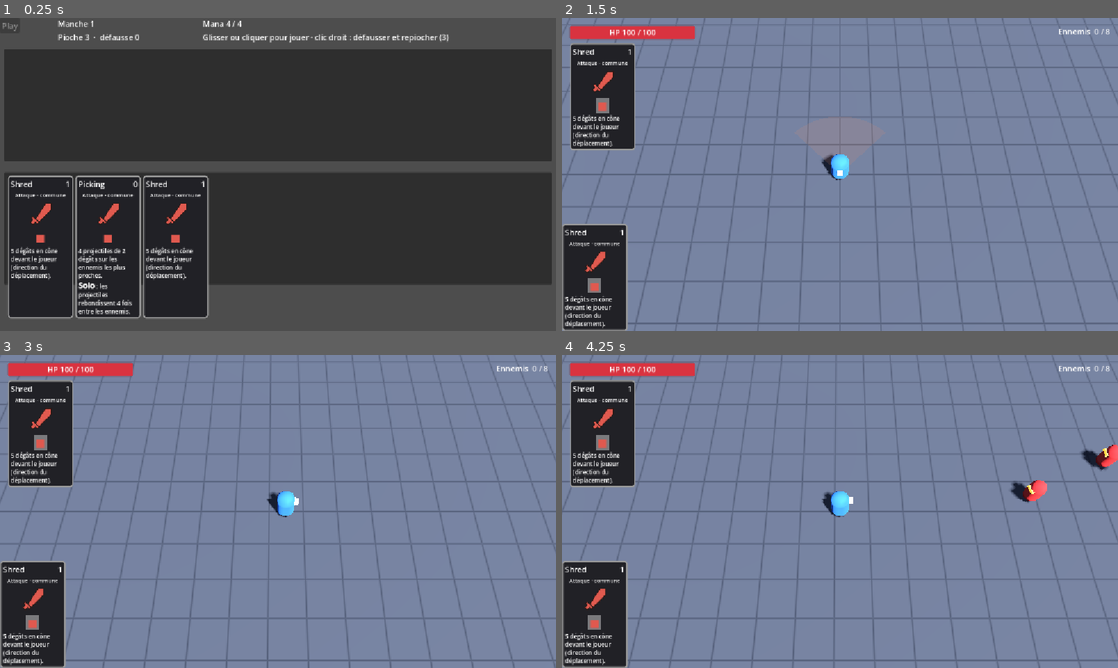
Above: before the commit, frames 1-4 (two rows, left to right).
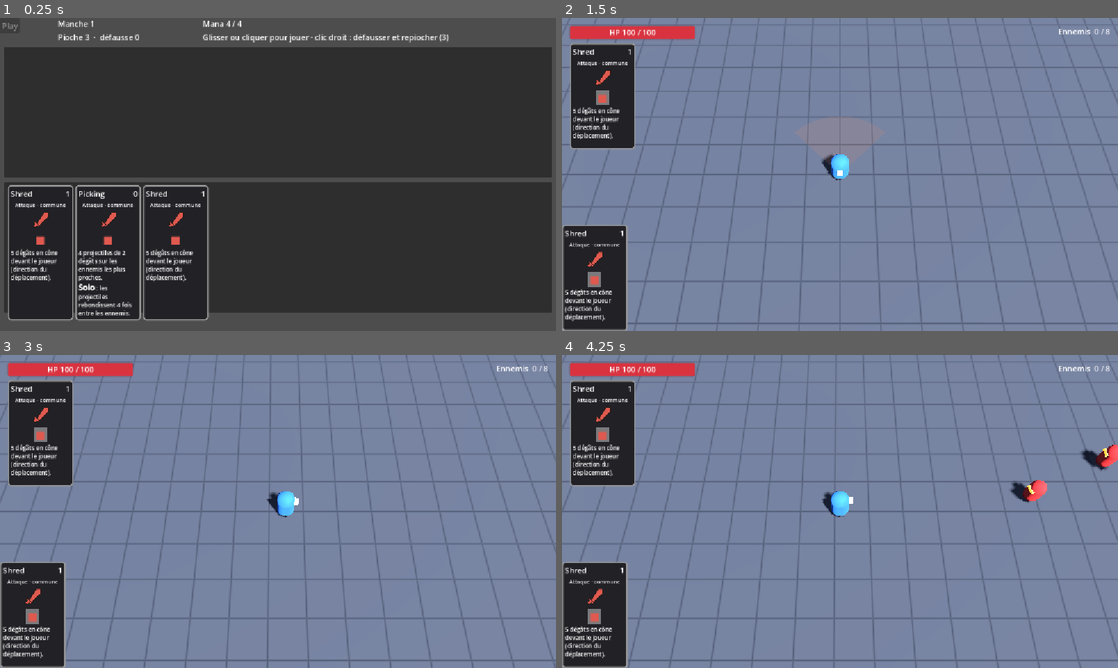
Above: after the commit, the same moments.

Repository: Vharaphis/AppassionatoProjectPrototype
Game: Godot game, scene res://scenes/cardManagementScene.tscn
Two runs of this game, one before a commit and one after it. Both use one fixed random seed, a clock stepped at 60 frames per second and the inputs below.
Inputs (mouse positions are in pixels of both pictures, inside the frame that each line leads up to):
- Up to frame 1 (0.25 s): no input
- Up to frame 2 (1.5 s): tap Enter at 0.5 s; drag from (600, 246) to (895, 105) at 0.52 s; click "Play" at 1.25 s
- Up to frame 3 (3 s): tap Space at 2 s; drag from (33, 614) to (250, 574) at 2.02 s; move the mouse to (38, 433) at 2.77 s; hold D (move_right) from 2.78 s (still down); click (38, 433) at 2.92 s
- Up to frame 4 (4.25 s): release D (move_right) at 3.5 s; drag from (812, 574) to (673, 464) at 3.52 s

The runs differ from the first frame. In frame 1, 14% of the frame differs, in the area x 0-100%, y 9-97%; in frame 2, 1.7%; in frame 3, 1.7%; in frame 4, 1.7%.

Commit message:
fix(cards): drag preview follows the mouse, projectile freed-target crash
- drag preview wrapped in a fixed-size Control centered on the mouse (it
  stretched to the bottom of the window), original card faded while dragged
- PlayerProjectile._is_alive untyped: a typed Enemy argument errored on a
  freed target once no enemy was left
- smaller card icon and taller hand/track zones so long cards fit
- card resources re-saved by the editor (uids)

Co-Authored-By: Claude Opus 5.5 <noreply@anthropic.com>

Diff:
--- a/scenes/cardManagementScene.tscn
+++ b/scenes/cardManagementScene.tscn
@@ -12,37 +12,37 @@
 [node name="TrackBackground" type="Panel" parent="." unique_id=1203948571]
 layout_mode = 0
 offset_left = 8.0
-offset_top = 64.0
+offset_top = 60.0
 offset_right = 1144.0
-offset_bottom = 296.0
+offset_bottom = 330.0
 mouse_filter = 2
 
 [node name="HandBackground" type="Panel" parent="." unique_id=1203948572]
 layout_mode = 0
 offset_left = 8.0
-offset_top = 320.0
+offset_top = 340.0
 offset_right = 1144.0
-offset_bottom = 552.0
+offset_bottom = 610.0
 mouse_filter = 2
 
 [node name="Hand" type="HBoxContainer" parent="." unique_id=1508068058]
 unique_name_in_owner = true
 layout_mode = 0
-custom_minimum_size = Vector2(1120, 220)
+custom_minimum_size = Vector2(1120, 258)
 offset_left = 16.0
-offset_top = 326.0
+offset_top = 346.0
 offset_right = 1136.0
-offset_bottom = 546.0
+offset_bottom = 604.0
 script = ExtResource("6_ocpiu")
 
 [node name="PlayingArea" type="HBoxContainer" parent="." unique_id=1861295477]
 unique_name_in_owner = true
 layout_mode = 0
-custom_minimum_size = Vector2(1120, 220)
+custom_minimum_size = Vector2(1120, 258)
 offset_left = 16.0
-offset_top = 70.0
+offset_top = 66.0
 offset_right = 1136.0
-offset_bottom = 290.0
+offset_bottom = 324.0
 script = ExtResource("7_cxt2q")
 
 [node name="HUD" type="Control" parent="." unique_id=252701356]
--- a/scenes/cards/Ampli.tres
+++ b/scenes/cards/Ampli.tres
@@ -1,8 +1,8 @@
-[gd_resource type="Resource" script_class="CardData" format=3]
+[gd_resource type="Resource" script_class="CardData" format=3 uid="uid://cudrokrj8lf70"]
 
 [ext_resource type="Script" uid="uid://v3hbk2005353" path="res://scripts/data/card_data.gd" id="1_card_data"]
 [ext_resource type="Script" uid="uid://drcxodvl17073" path="res://scripts/effects/card_effect.gd" id="2_card_effect"]
-[ext_resource type="Script" path="res://scripts/effects/ampli_effect.gd" id="3_ampli"]
+[ext_resource type="Script" uid="uid://c08fi44hu6hg4" path="res://scripts/effects/ampli_effect.gd" id="3_ampli"]
 
 [sub_resource type="Resource" id="Resource_ampli"]
 script = ExtResource("3_ampli")
--- a/scenes/cards/Dash.tres
+++ b/scenes/cards/Dash.tres
@@ -1,12 +1,15 @@
-[gd_resource type="Resource" script_class="CardData" format=3]
+[gd_resource type="Resource" script_class="CardData" format=3 uid="uid://clnnlc6262tjn"]
 
 [ext_resource type="Script" uid="uid://v3hbk2005353" path="res://scripts/data/card_data.gd" id="1_card_data"]
 [ext_resource type="Script" uid="uid://drcxodvl17073" path="res://scripts/effects/card_effect.gd" id="2_card_effect"]
 [ext_resource type="Script" uid="uid://kcxgswjg7rem" path="res://scripts/effects/damage_effect.gd" id="3_damage"]
-[ext_resource type="Script" path="res://scripts/effects/circle_targets.gd" id="4_circle"]
-[ext_resource type="Script" path="res://scripts/effects/keywords/keyword_effect.gd" id="5_keyword"]
-[ext_resource type="Script" path="res://scripts/effects/keywords/berserk_condition.gd" id="6_berserk"]
-[ext_resource type="Script" path="res://scripts/effects/dash_effect.gd" id="7_dash"]
+[ext_resource type="Script" uid="uid://trtob8glpfvl" path="res://scripts/effects/circle_targets.gd" id="4_circle"]
+[ext_resource type="Script" uid="uid://cfnlmhnlfi3r8" path="res://scripts/effects/keywords/keyword_effect.gd" id="5_keyword"]
+[ext_resource type="Script" uid="uid://bsnstfi6gsn5c" path="res://scripts/effects/keywords/berserk_condition.gd" id="6_berserk"]
+[ext_resource type="Script" uid="uid://1q41suku1dyr" path="res://scripts/effects/dash_effect.gd" id="7_dash"]
+
+[sub_resource type="Resource" id="Resource_dash_berserk"]
+script = ExtResource("6_berserk")
 
 [sub_resource type="Resource" id="Resource_dash_circle"]
 script = ExtResource("4_circle")
@@ -16,9 +19,6 @@
 script = ExtResource("3_damage")
 amount = 3
 targets = SubResource("Resource_dash_circle")
-
-[sub_resource type="Resource" id="Resource_dash_berserk"]
-script = ExtResource("6_berserk")
 
 [sub_resource type="Resource" id="Resource_dash_keyword"]
 script = ExtResource("5_keyword")
--- a/scenes/cards/Growl.tres
+++ b/scenes/cards/Growl.tres
@@ -1,16 +1,15 @@
-[gd_resource type="Resource" script_class="CardData" format=3]
+[gd_resource type="Resource" script_class="CardData" format=3 uid="uid://wa5vq3it036t"]
 
 [ext_resource type="Script" uid="uid://v3hbk2005353" path="res://scripts/data/card_data.gd" id="1_card_data"]
 [ext_resource type="Script" uid="uid://drcxodvl17073" path="res://scripts/effects/card_effect.gd" id="2_card_effect"]
 [ext_resource type="Script" uid="uid://kcxgswjg7rem" path="res://scripts/effects/damage_effect.gd" id="3_damage"]
-[ext_resource type="Script" path="res://scripts/effects/circle_targets.gd" id="4_circle"]
-[ext_resource type="Script" path="res://scripts/effects/keywords/keyword_effect.gd" id="5_keyword"]
-[ext_resource type="Script" path="res://scripts/effects/keywords/berserk_condition.gd" id="6_berserk"]
-[ext_resource type="Script" path="res://scripts/effects/slow_effect.gd" id="7_slow"]
+[ext_resource type="Script" uid="uid://trtob8glpfvl" path="res://scripts/effects/circle_targets.gd" id="4_circle"]
+[ext_resource type="Script" uid="uid://cfnlmhnlfi3r8" path="res://scripts/effects/keywords/keyword_effect.gd" id="5_keyword"]
+[ext_resource type="Script" uid="uid://bsnstfi6gsn5c" path="res://scripts/effects/keywords/berserk_condition.gd" id="6_berserk"]
+[ext_resource type="Script" uid="uid://pc7nbd5p0r4f" path="res://scripts/effects/slow_effect.gd" id="7_slow"]
 
 [sub_resource type="Resource" id="Resource_growl_circle"]
 script = ExtResource("4_circle")
-radius = 3.0
 
 [sub_resource type="Resource" id="Resource_growl_damage"]
 script = ExtResource("3_damage")
--- a/scenes/cards/Picking.tres
+++ b/scenes/cards/Picking.tres
@@ -1,10 +1,10 @@
-[gd_resource type="Resource" script_class="CardData" format=3]
+[gd_resource type="Resource" script_class="CardData" format=3 uid="uid://ck3jfsepcqhb2"]
 
 [ext_resource type="Script" uid="uid://v3hbk2005353" path="res://scripts/data/card_data.gd" id="1_card_data"]
 [ext_resource type="Script" uid="uid://drcxodvl17073" path="res://scripts/effects/card_effect.gd" id="2_card_effect"]
-[ext_resource type="Script" path="res://scripts/effects/projectile_effect.gd" id="3_projectile"]
-[ext_resource type="Script" path="res://scripts/effects/keywords/keyword_effect.gd" id="4_keyword"]
-[ext_resource type="Script" path="res://scripts/effects/keywords/solo_condition.gd" id="5_solo"]
+[ext_resource type="Script" uid="uid://d4istn1avrwcf" path="res://scripts/effects/projectile_effect.gd" id="3_projectile"]
+[ext_resource type="Script" uid="uid://cfnlmhnlfi3r8" path="res://scripts/effects/keywords/keyword_effect.gd" id="4_keyword"]
+[ext_resource type="Script" uid="uid://dk3aumiinmly6" path="res://scripts/effects/keywords/solo_condition.gd" id="5_solo"]
 
 [sub_resource type="Resource" id="Resource_picking_solo"]
 script = ExtResource("5_solo")
--- a/scenes/cards/ShieldUp.tres
+++ b/scenes/cards/ShieldUp.tres
@@ -1,4 +1,4 @@
-[gd_resource type="Resource" script_class="CardData" format=3]
+[gd_resource type="Resource" script_class="CardData" format=3 uid="uid://bkn3p1vd536jf"]
 
 [ext_resource type="Script" uid="uid://v3hbk2005353" path="res://scripts/data/card_data.gd" id="1_card_data"]
 [ext_resource type="Script" uid="uid://drcxodvl17073" path="res://scripts/effects/card_effect.gd" id="2_card_effect"]
--- a/scenes/cards/Shred.tres
+++ b/scenes/cards/Shred.tres
@@ -1,9 +1,9 @@
-[gd_resource type="Resource" script_class="CardData" format=3]
+[gd_resource type="Resource" script_class="CardData" format=3 uid="uid://bj8onnl863b0q"]
 
 [ext_resource type="Script" uid="uid://v3hbk2005353" path="res://scripts/data/card_data.gd" id="1_card_data"]
 [ext_resource type="Script" uid="uid://drcxodvl17073" path="res://scripts/effects/card_effect.gd" id="2_card_effect"]
 [ext_resource type="Script" uid="uid://kcxgswjg7rem" path="res://scripts/effects/damage_effect.gd" id="3_damage"]
-[ext_resource type="Script" path="res://scripts/effects/cone_targets.gd" id="4_cone"]
+[ext_resource type="Script" uid="uid://bll5bll1ntjbx" path="res://scripts/effects/cone_targets.gd" id="4_cone"]
 
 [sub_resource type="Resource" id="Resource_shred_targets"]
 script = ExtResource("4_cone")
--- a/scenes/cards/SurLeFil.tres
+++ b/scenes/cards/SurLeFil.tres
@@ -1,10 +1,10 @@
-[gd_resource type="Resource" script_class="CardData" format=3]
+[gd_resource type="Resource" script_class="CardData" format=3 uid="uid://cg166gyy0g2p6"]
 
 [ext_resource type="Script" uid="uid://v3hbk2005353" path="res://scripts/data/card_data.gd" id="1_card_data"]
 [ext_resource type="Script" uid="uid://drcxodvl17073" path="res://scripts/effects/card_effect.gd" id="2_card_effect"]
-[ext_resource type="Script" path="res://scripts/effects/sur_le_fil_effect.gd" id="3_sur_le_fil"]
-[ext_resource type="Script" path="res://scripts/effects/keywords/keyword_effect.gd" id="4_keyword"]
-[ext_resource type="Script" path="res://scripts/effects/keywords/berserk_condition.gd" id="5_berserk"]
+[ext_resource type="Script" uid="uid://bowdo2sj6g042" path="res://scripts/effects/sur_le_fil_effect.gd" id="3_sur_le_fil"]
+[ext_resource type="Script" uid="uid://cfnlmhnlfi3r8" path="res://scripts/effects/keywords/keyword_effect.gd" id="4_keyword"]
+[ext_resource type="Script" uid="uid://bsnstfi6gsn5c" path="res://scripts/effects/keywords/berserk_condition.gd" id="5_berserk"]
 
 [sub_resource type="Resource" id="Resource_fil_berserk"]
 script = ExtResource("5_berserk")
--- a/scenes/cards/card.tscn
+++ b/scenes/cards/card.tscn
@@ -1,6 +1,7 @@
 [gd_scene format=3 uid="uid://lwg44yfou1ai"]
 
 [ext_resource type="Script" uid="uid://bk7ijui1t20mw" path="res://scripts/cards/card.gd" id="1_0qqw3"]
+[ext_resource type="Script" uid="uid://drcxodvl17073" path="res://scripts/effects/card_effect.gd" id="2_73nwn"]
 [ext_resource type="Script" uid="uid://v3hbk2005353" path="res://scripts/data/card_data.gd" id="2_jl6rh"]
 
 [sub_resource type="Resource" id="Resource_un5qg"]
@@ -37,7 +38,7 @@
 
 [node name="Icon" type="TextureRect" parent="Layout" unique_id=310574023]
 unique_name_in_owner = true
-custom_minimum_size = Vector2(0, 56)
+custom_minimum_size = Vector2(0, 40)
 layout_mode = 2
 mouse_filter = 2
 expand_mode = 1
--- a/scripts/cards/card.gd
+++ b/scripts/cards/card.gd
@@ -69,11 +69,24 @@
 func _get_drag_data(_at_position: Vector2) -> Variant:
 	if locked or card_instance == null:
 		return null
-	var preview := (load(scene_file_path) as PackedScene).instantiate() as Card
-	preview.card_instance = card_instance
-	preview.modulate.a = 0.8
+	var card := (load(scene_file_path) as PackedScene).instantiate() as Card
+	card.card_instance = card_instance
+	card.modulate.a = 0.85
+	# Wrapped in a plain Control: alone, the preview card stretches to the bottom of
+	# the window. The wrapper also centers the card on the mouse.
+	var preview := Control.new()
+	preview.mouse_filter = Control.MOUSE_FILTER_IGNORE
+	preview.add_child(card)
+	card.size = size
+	card.position = -size / 2.0
 	set_drag_preview(preview)
+	# The original stays in place until dropped: fade it so the dragged copy reads as "the" card.
+	modulate.a = 0.3
 	return self
+
+func _notification(what: int) -> void:
+	if what == NOTIFICATION_DRAG_END:
+		modulate.a = 1.0
 
 ## Drops on a card go to its container (hand or track), at the card's position.
 func _can_drop_data(at_position: Vector2, data: Variant) -> bool:
--- a/scripts/effects/player_projectile.gd
+++ b/scripts/effects/player_projectile.gd
@@ -59,7 +59,7 @@
 	var best_distance := bounce_range
 	for node in get_tree().get_nodes_in_group("enemies"):
 		var enemy := node as Enemy
-		if not _is_alive(enemy) or enemy == _hit.back():
+		if not _is_alive(enemy) or (not _hit.is_empty() and is_same(enemy, _hit.back())):
 			continue
 		var distance := enemy.global_position.distance_to(global_position)
 		var fresh := not _hit.has(enemy)
@@ -71,5 +71,6 @@
 			best_distance = distance
 	return best
 
-func _is_alive(enemy: Enemy) -> bool:
+# Untyped on purpose: a typed Enemy argument errors on a freed target before the check runs.
+func _is_alive(enemy) -> bool:
 	return is_instance_valid(enemy) and not enemy.is_queued_for_deletion() and not enemy.health.is_dead
Not shown: 1 places in scenes/cards/card.tscn that only renumber resources
